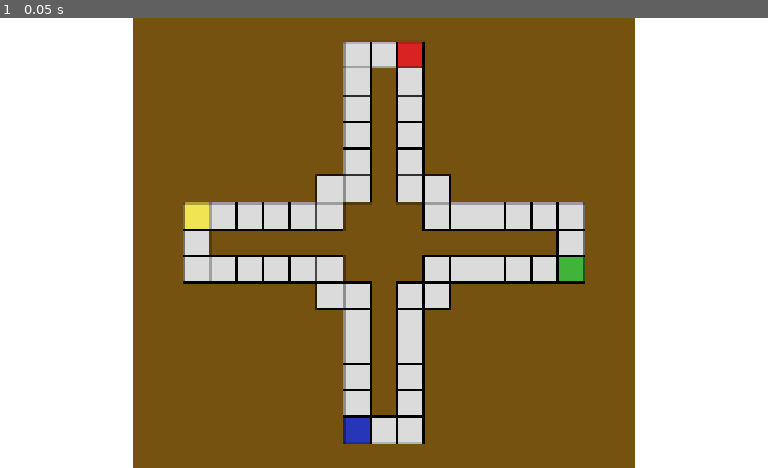
Above: before the commit, frame 1.
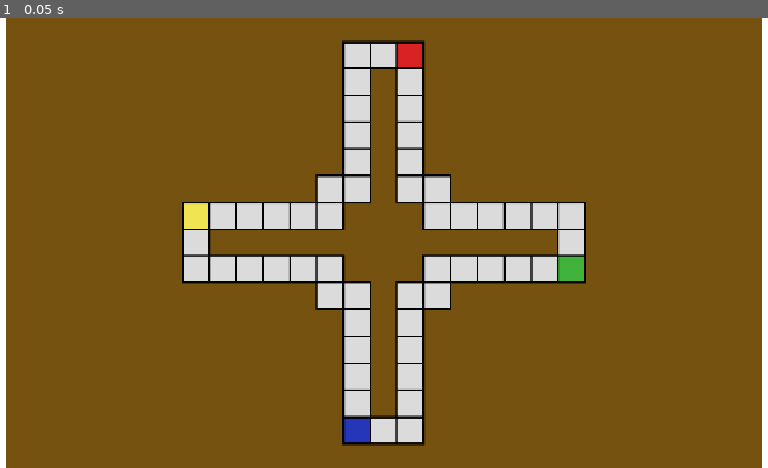
Above: after the commit, the same moment.

Repository: Kielson123/Ludo-Dungeon
Game: Godot game, scene res://main.tscn
Same seed, same stepped clock (60 frames per second), same inputs: the game is played once before the commit and once after it. Video files are missing from this copy of the repository; at most half a second of black plays in their place.
Inputs:
- Up to frame 1 (0.05 s): no input

The runs differ from the first frame. In frame 1, 36% of the frame differs, in the area x 0-100%, y 0-100%.

Commit message:
Few minor updates

Diff:
--- a/Game/Actors/player.gd
+++ b/Game/Actors/player.gd
@@ -1 +1,3 @@
 extends Actor
+
+var pawns: Array[Pawn]
--- a/Game/Pawns/pawn.gd
+++ b/Game/Pawns/pawn.gd
@@ -8,7 +8,7 @@
 	sprite_2d.texture = pawn_texture
 
 func move_to_tile(tile: Tile) -> void:
-	var marker = tile.get_marker()
+	var marker: Marker2D = tile.get_marker()
 	position = marker.position
 
 func can_move_to_tile(tile: Tile) -> bool:
--- a/Util/turn_manager.gd
+++ b/Util/turn_manager.gd
@@ -5,7 +5,7 @@
 var current_turn_index: int
 
 func set_next_turn() -> void:
-	pass
+	current_turn_index = (current_turn_index + 1) % turns.size()
 
 func get_turn() -> Actor:
 	return turns[current_turn_index]
--- a/project.godot
+++ b/project.godot
@@ -33,8 +33,8 @@
 
 [display]
 
-window/size/viewport_width=1920
-window/size/viewport_height=1080
+window/size/viewport_width=1280
+window/size/viewport_height=720
 window/stretch/mode="canvas_items"
 window/stretch/aspect="keep_height"
 window/handheld/orientation=6
Not shown: 1 places in Game/Pawns/pawn.tscn that only renumber resources
